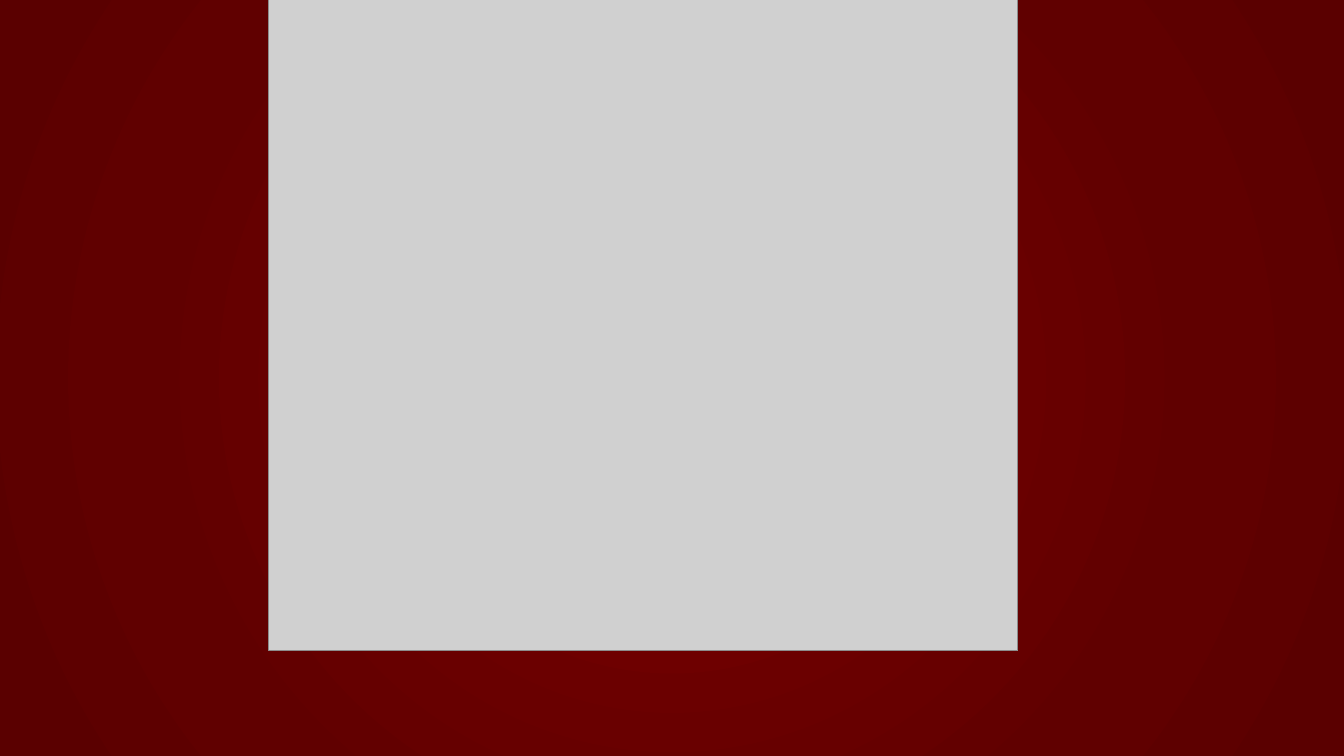
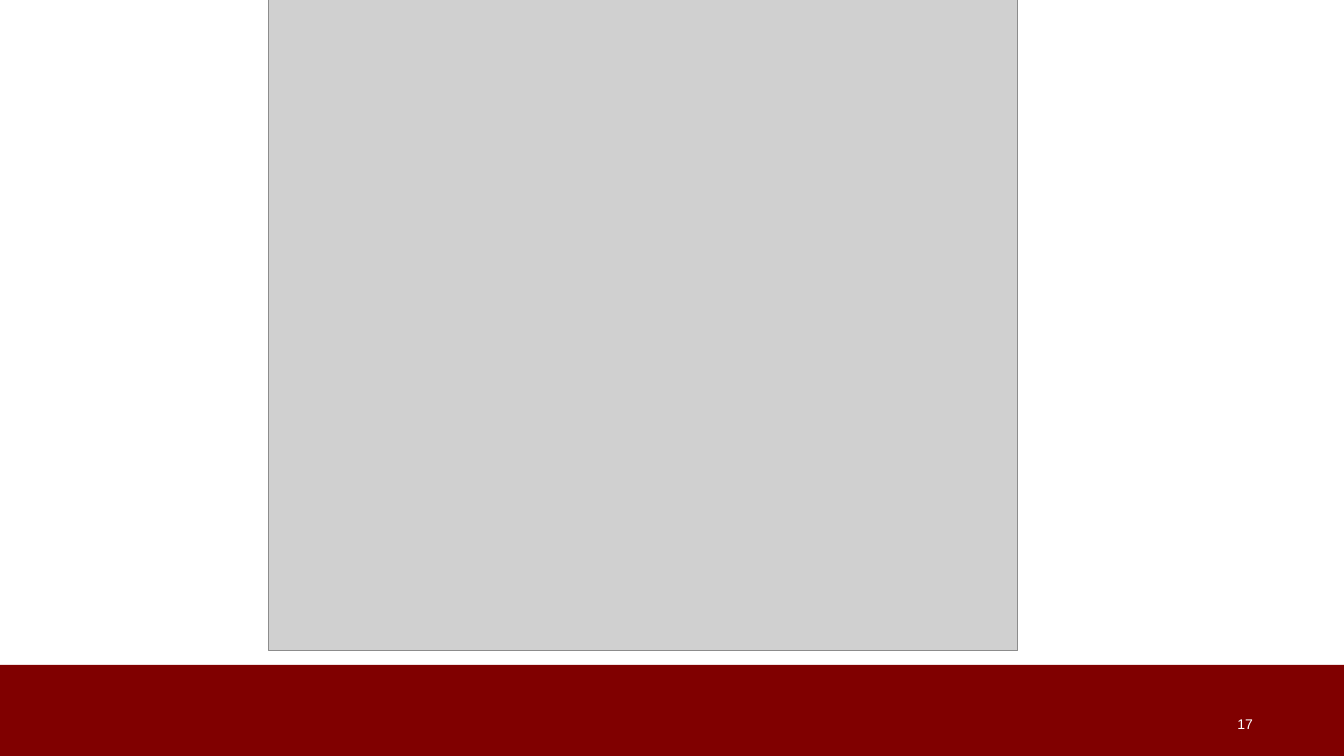
Before and after one commit to noise-lab/ML-Cybersecurity, a slide deck: slide 17 of module-3/ppt/3.3-Deep Learning.pptx (slide 7 before the commit). Drawn at 1344x756 pixels with LibreOffice and Linux fonts; fonts in the diff are those of the drawing; grey boxes stand for pictures; background and template pictures are left out. Boxes give left, top, right and bottom in pixels: in the first picture for what was removed or moved away, otherwise in the second. Text is boxed around its words. In the diff, an @@ line names an element or a change of style, - is before the commit and + after.

```diff
--- a/module-3/ppt/3.3-Deep Learning.pptx
+++ b/module-3/ppt/3.3-Deep Learning.pptx
@@ background gradient #720000 to #600000 to #5A0000 to #FFFFFF @@
@@ rectangle added at <box>0,665,1344,756</box>, fill #800000 @@
@@ page number added at <box>1237,719,1253,729</box>, 10 pt, text #FFFFFF @@
+17
```
Also in this commit, not shown: 2 other slides changed, 10 slides added, 4 other files.
